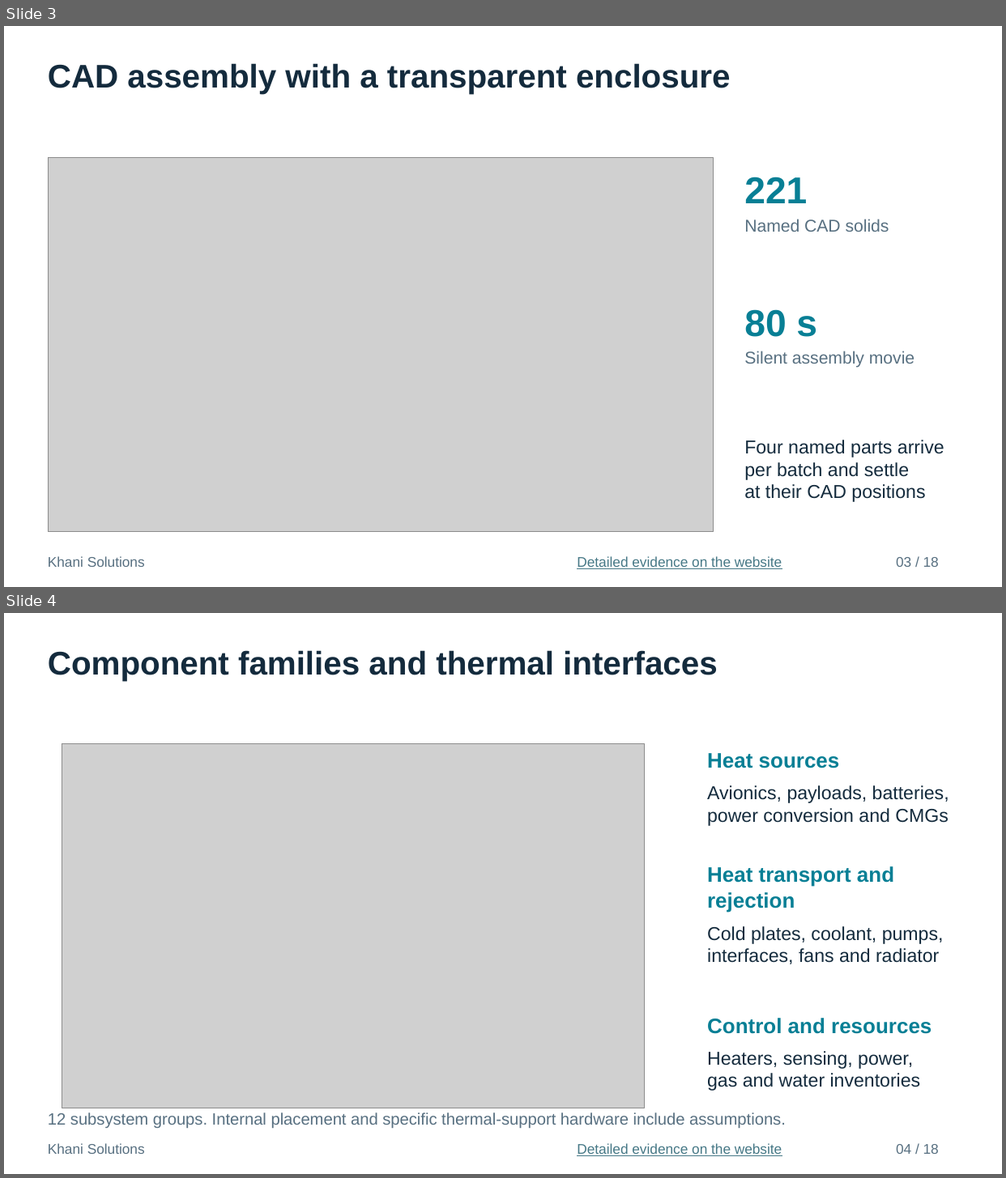
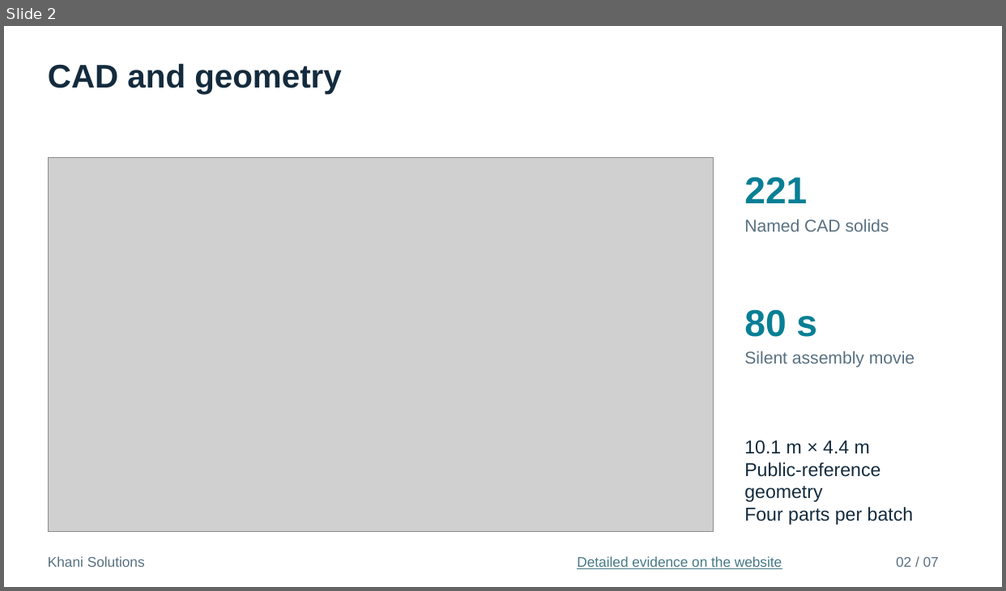
Before and after one commit to mrkhani88/khani-solutions-site, a slide deck: assets/studies/vast-haven-1/interview/Haven1_Thermal_Engineering_Interview.pptx. Shown one above the other, each under a label of ours: slides 3 and 4 before the commit, slide 2 after it. The pictures are 1006x1178 and 1006x591 pixels, drawn with LibreOffice and Linux fonts; fonts in the diff are those of the drawing; grey boxes stand for pictures. Boxes give left, top, right and bottom in pixels: in the first picture for what was removed or moved away, otherwise in the second. Text is boxed around its words. In the diff, an @@ line names an element or a change of style, - is before the commit and + after.

```diff
--- a/assets/studies/vast-haven-1/interview/Haven1_Thermal_Engineering_Interview.pptx
+++ b/assets/studies/vast-haven-1/interview/Haven1_Thermal_Engineering_Interview.pptx
@@ slide 4 removed at (4, 613, 1002, 1174), background #FFFFFF @@
@@ text removed at (48, 650, 718, 681) @@
-Component families and thermal interfaces
@@ picture removed at (62, 744, 644, 1108) @@
@@ text removed at (707, 753, 840, 769) @@
-Heat sources
@@ text removed at (707, 786, 949, 826) @@
-Avionics, payloads, batteries,
-power conversion and CMGs
@@ text removed at (707, 867, 894, 913) @@
-Heat transport and rejection
@@ text removed at (707, 926, 944, 965) @@
-Cold plates, coolant, pumps,
-interfaces, fans and radiator
@@ text removed at (707, 1018, 931, 1034) @@
-Control and resources
@@ text removed at (707, 1051, 921, 1091) @@
-Heaters, sensing, power,
-gas and water inventories
@@ text removed at (48, 1113, 786, 1128) @@
-12 subsystem groups. Internal placement and specific thermal-support hardware include assumptions.
@@ text removed at (48, 1144, 145, 1154) @@
-Khani Solutions
@@ text removed at (577, 1144, 782, 1157) @@
-Detailed evidence on the website
@@ text removed at (896, 1144, 939, 1154) @@
-04 / 18
@@ what was slide 3 is now slide 2 @@
@@ slide 2 changed as well @@
@@ text at (48, 63, 342, 94): text changed @@
-CAD assembly with a transparent enclosure
+CAD and geometry
@@ text at (744, 441, 913, 525): text changed @@
-Four named parts arrive
-per batch and settle
-at their CAD positions
+10.1 m × 4.4 m
+Public-reference geometry
+Four parts per batch
@@ text at (896, 557, 939, 567): text changed @@
-03 / 18
+02 / 07
```
Also in this commit, not shown: 5 other slides changed, 1 slide added, 11 other slides removed, 4 other files.
